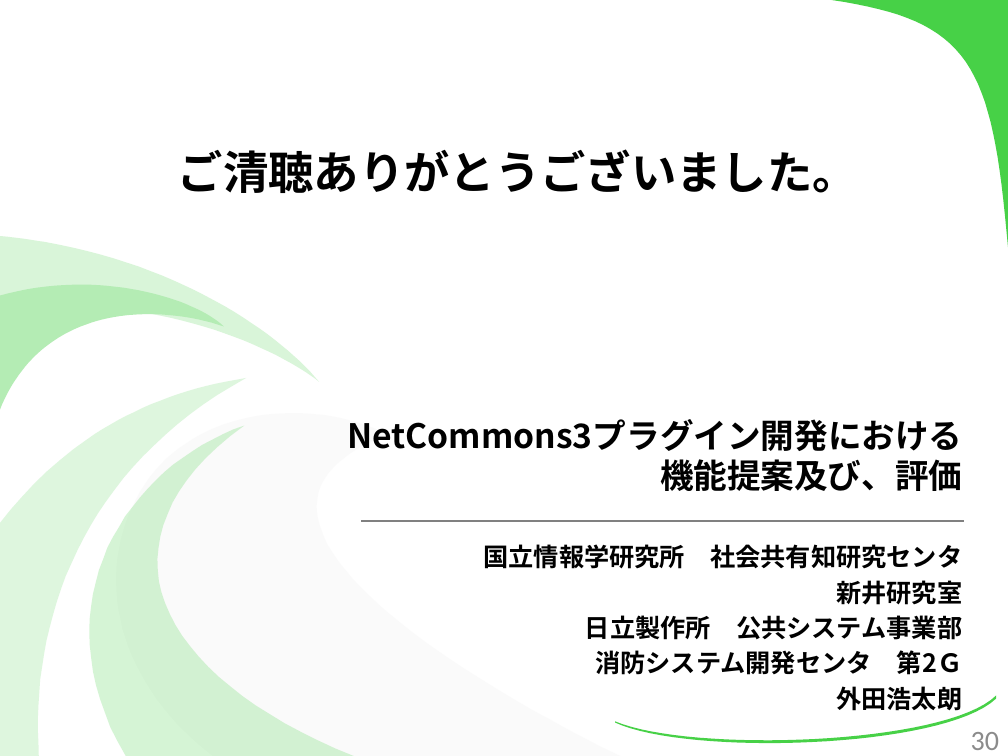
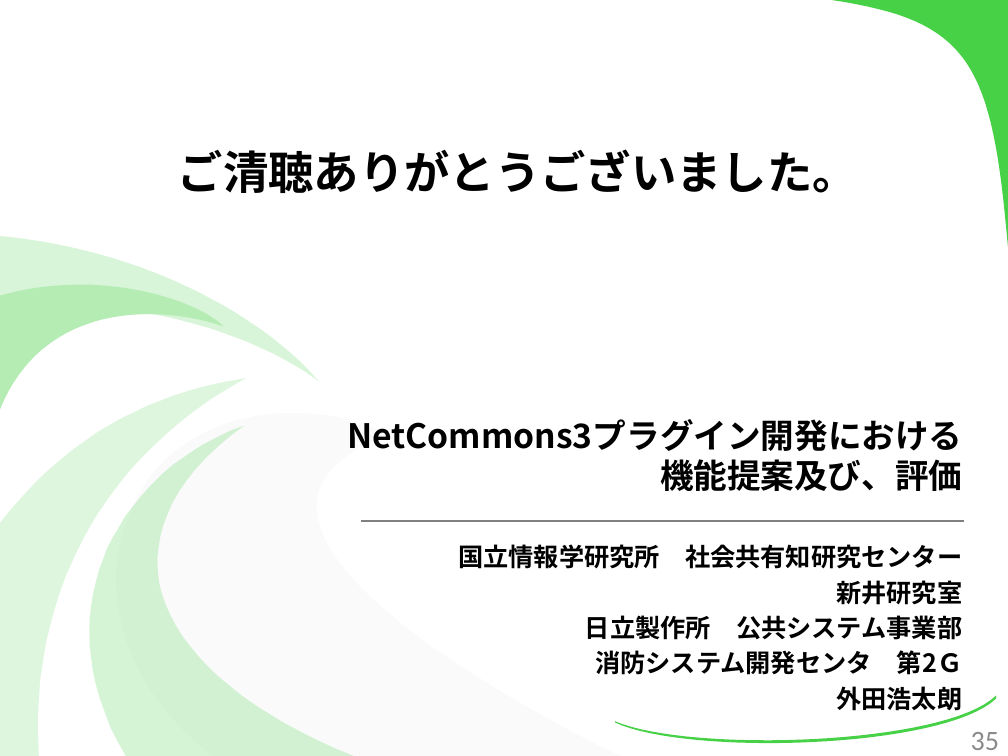
Before and after one commit to kotaro0717/Report-Management, a slide deck: slide 35 of PowerPoint/report_hokada.pptx (slide 30 before the commit). Drawn at 1008x756 pixels with LibreOffice and Linux fonts; fonts in the diff are those of the drawing. Boxes give left, top, right and bottom in pixels: in the first picture for what was removed or moved away, otherwise in the second. Text is boxed around its words. In the diff, an @@ line names an element or a change of style, - is before the commit and + after.

```diff
--- a/PowerPoint/report_hokada.pptx
+++ b/PowerPoint/report_hokada.pptx
@@ text at (458, 544, 962, 569): text changed @@
-国立情報学研究所 社会共有知研究センタ
+国立情報学研究所 社会共有知研究センター
@@ page number at (971, 732, 999, 750): text changed @@
-30
+35
```
Also in this commit, not shown: 1 other slide changed, 5 slides added.
